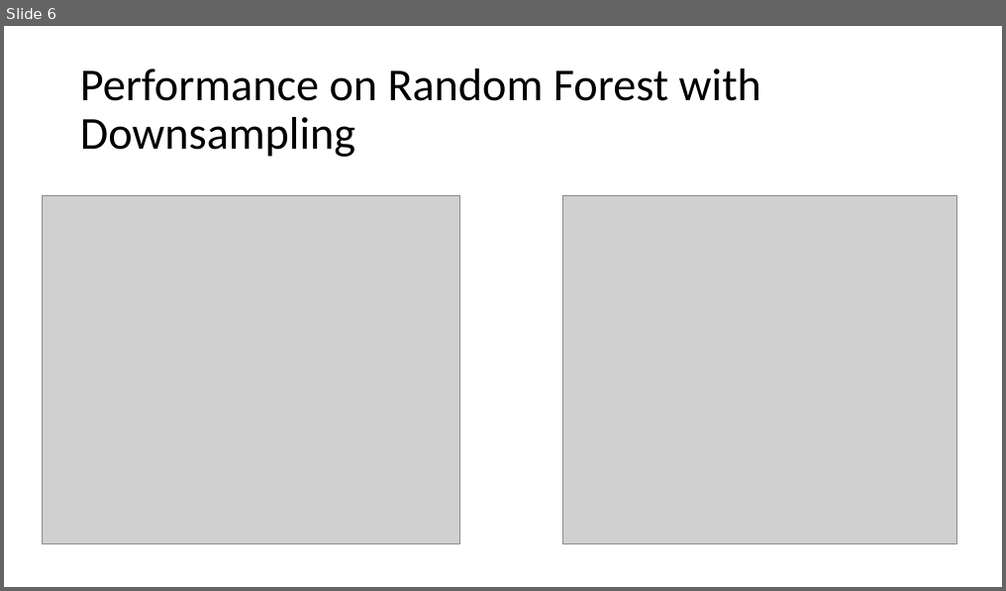
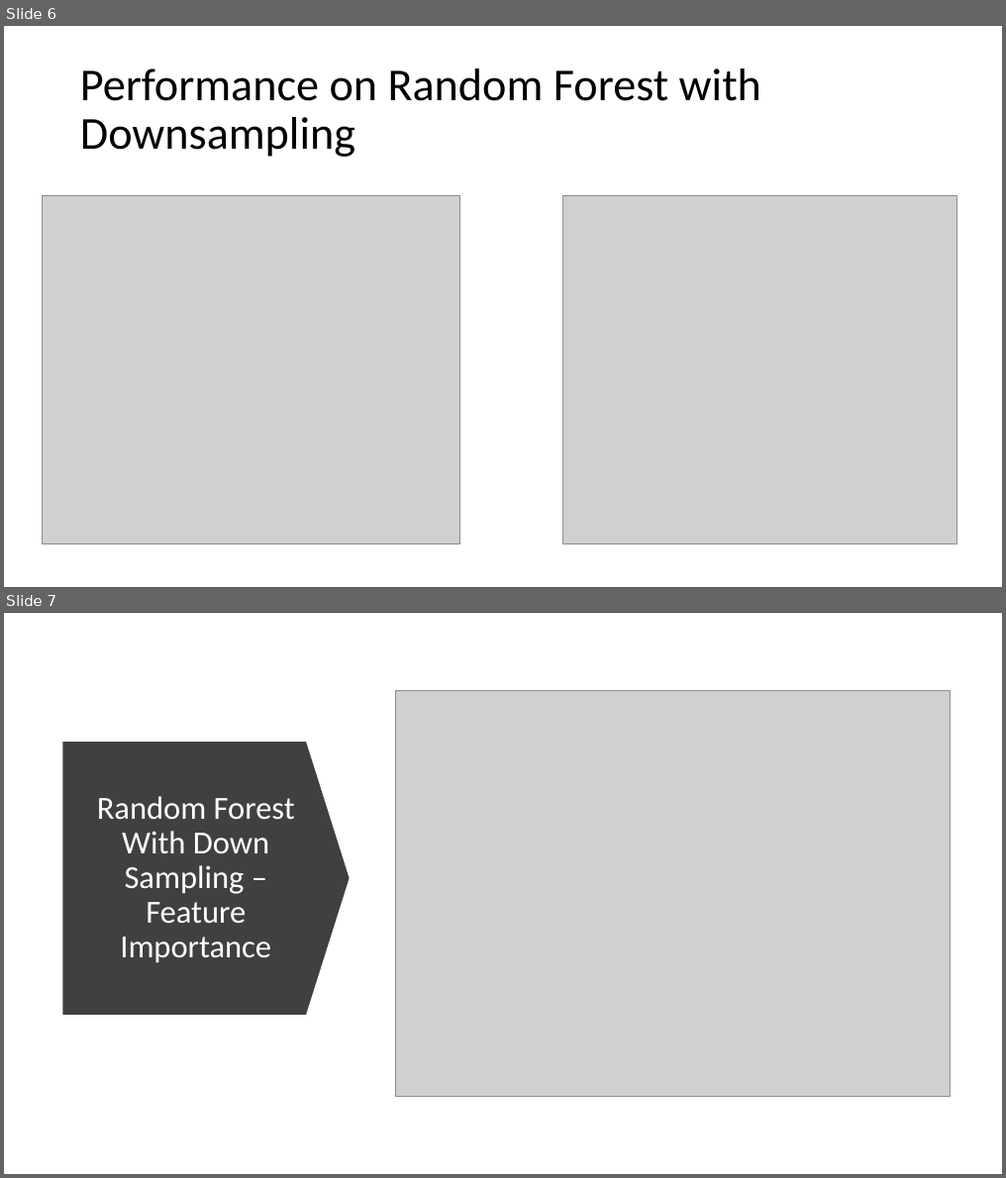
Before and after one commit to harimadhavan2000/P1, a slide deck: GBC_ML1_project_pres.pptx. Shown one above the other, each under a label of ours: slide 6 before the commit, slides 6 and 7 after it. The pictures are 1006x591 and 1006x1178 pixels, drawn with LibreOffice and Linux fonts; fonts in the diff are those of the drawing; grey boxes stand for pictures. Boxes give left, top, right and bottom in pixels: in the first picture for what was removed or moved away, otherwise in the second. Text is boxed around its words. In the diff, an @@ line names an element or a change of style, - is before the commit and + after.

Commit message:
Added RF feaure importance plot

```diff
--- a/GBC_ML1_project_pres.pptx
+++ b/GBC_ML1_project_pres.pptx
@@ slide 7 added at [4, 613, 1002, 1174], background #FFFFFF @@
@@ picture added at [395, 690, 950, 1096] @@
@@ down arrow added at [63, 742, 350, 1015], fill #404040 @@
@@ title added at [97, 796, 295, 963], 31 pt, text #FFFFFF @@
+Random Forest With Down Sampling – Feature Importance
```
